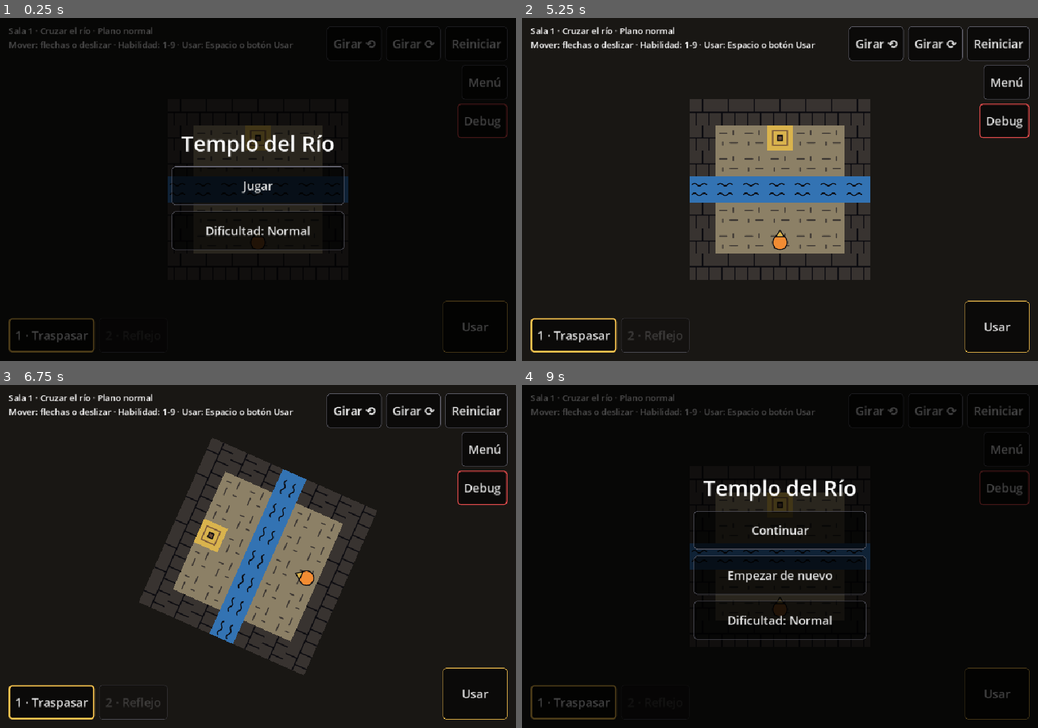
Above: before the commit, frames 1-4 (two rows, left to right).
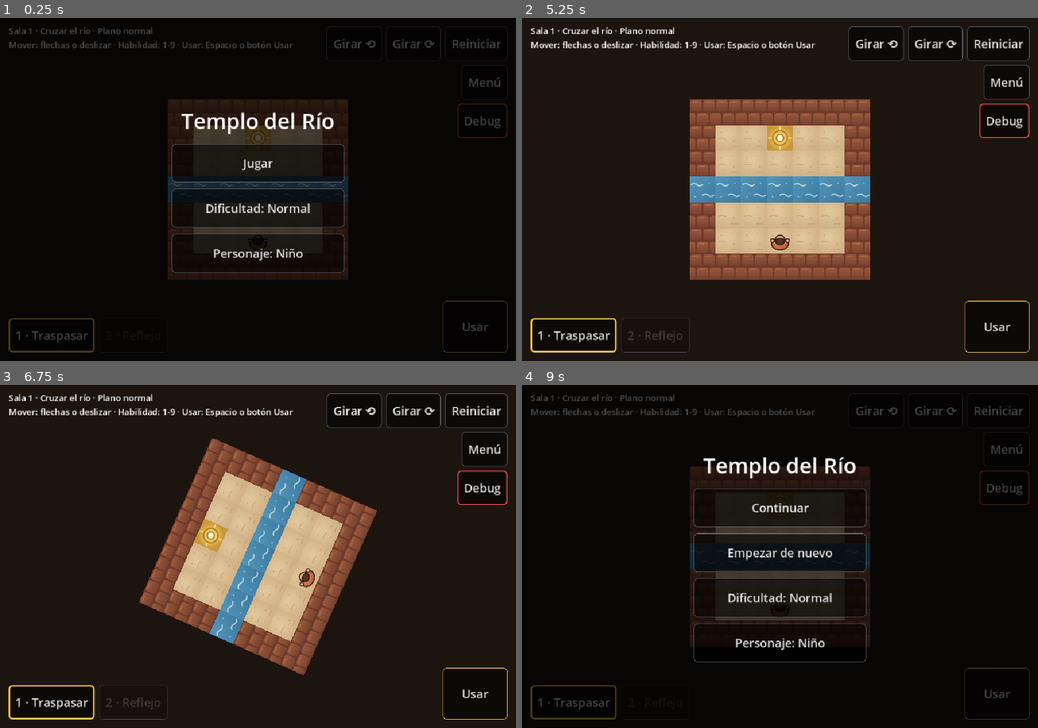
Above: after the commit, the same moments.

Repository: AngeloCS19/Juego
Game: Godot game, scene res://main.tscn
The game is run twice, just before and just after one commit, with the same random seed, the same clock (stepped at 60 frames per second) and the same inputs.
Inputs (mouse positions are in pixels of both pictures, inside the frame that each line leads up to):
- Up to frame 1 (0.25 s): no input
- Up to frame 2 (5.25 s): click (780, 254) at 0.5 s, where only the run after the commit has a clickable "Personaje: Niño"; click (780, 254) at 1.25 s, where only the run after the commit has a clickable "Personaje: Niña"; click (780, 254) at 2 s, where only the run after the commit has a clickable "Personaje: Espíritu"; click "Reiniciar" at 2.75 s; click "Reiniciar" at 3.5 s; click "Reiniciar" at 4.25 s; click "Jugar" at 5 s
- Up to frame 3 (6.75 s): click "1 · Traspasar" at 5.75 s; click "Girar ⟲" at 6.5 s
- Up to frame 4 (9 s): click "Girar ⟳" at 7.25 s; click "Menú" at 8 s; click "Menú inicial" at 8.75 s

The runs differ from the first frame. In frame 1, 5.9% of the frame differs, in the area x 32-68%, y 23-77%; in frame 2, 17%; in frame 3, 17%; in frame 4, 6.7%.

Commit message:
Sprites: paleta tierra cálida, sprites pulidos y tres personajes
Co-Authored-By: Claude Opus 5.5 (1M context) <noreply@anthropic.com>
Claude-Session: https://claude.ai/code/session_01FW9kqJQu3akPxuozoXXvar

Diff:
--- a/assets/sprites/agua.svg
+++ b/assets/sprites/agua.svg
@@ -1 +1 @@
-<svg xmlns="http://www.w3.org/2000/svg" width="64" height="64" viewBox="0 0 64 64"><rect width="64" height="64" fill="#3373b3"/><g fill="none" stroke="#0a0a0f" stroke-width="3" stroke-linecap="round"><path d="M6 20q6-6 12 0t12 0 12 0"/><path d="M6 44q6-6 12 0t12 0 12 0"/></g></svg>
+<svg xmlns="http://www.w3.org/2000/svg" width="64" height="64" viewBox="0 0 64 64"><defs><linearGradient id="g" x1="0" y1="0" x2="1" y2="1"><stop offset="0" stop-color="#5596bb"/><stop offset="1" stop-color="#3b7aa0"/></linearGradient></defs><rect width="64" height="64" fill="url(#g)"/><g fill="none" stroke="#e9f1e6" stroke-width="3" stroke-linecap="round" opacity=".75"><path d="M4 20q7-6 14 0t14 0"/><path d="M32 46q7-6 14 0t14 0"/></g><g fill="#e9f1e6" opacity=".45"><circle cx="48" cy="16" r="2"/><circle cx="14" cy="50" r="2"/></g></svg>
--- a/assets/sprites/anillo_reflejo.svg
+++ b/assets/sprites/anillo_reflejo.svg
@@ -1 +1 @@
-<svg xmlns="http://www.w3.org/2000/svg" width="64" height="64" viewBox="0 0 64 64"><circle cx="32" cy="32" r="26" fill="none" stroke="#0a0a0f" stroke-width="9"/><circle cx="32" cy="32" r="26" fill="none" stroke="#8cd9ff" stroke-width="4"/><path d="M32 2V62" stroke="#0a0a0f" stroke-width="7" stroke-dasharray="7 5"/><path d="M32 2V62" stroke="#8cd9ff" stroke-width="3" stroke-dasharray="7 5"/><path d="M26 32L12 24V40Z" fill="#8cd9ff" stroke="#0a0a0f" stroke-width="3" stroke-linejoin="round"/><path d="M38 32L52 24V40Z" fill="#8cd9ff" stroke="#0a0a0f" stroke-width="3" stroke-linejoin="round"/></svg>
+<svg xmlns="http://www.w3.org/2000/svg" width="64" height="64" viewBox="0 0 64 64"><circle cx="32" cy="32" r="26" fill="none" stroke="#2b1a14" stroke-width="9"/><circle cx="32" cy="32" r="26" fill="none" stroke="#8cd9ff" stroke-width="4"/><path d="M32 2V62" stroke="#2b1a14" stroke-width="7" stroke-dasharray="7 5"/><path d="M32 2V62" stroke="#8cd9ff" stroke-width="3" stroke-dasharray="7 5"/><path d="M26 32L12 24V40Z" fill="#8cd9ff" stroke="#2b1a14" stroke-width="3" stroke-linejoin="round"/><path d="M38 32L52 24V40Z" fill="#8cd9ff" stroke="#2b1a14" stroke-width="3" stroke-linejoin="round"/></svg>
--- a/assets/sprites/jugador.svg
+++ /dev/null
@@ -1 +0,0 @@
-<svg xmlns="http://www.w3.org/2000/svg" width="64" height="64" viewBox="0 0 64 64"><circle cx="32" cy="36" r="20" fill="#f28c33" stroke="#0a0a0f" stroke-width="3"/><path d="M32 3L44 20H20Z" fill="#d9b34d" stroke="#0a0a0f" stroke-width="3" stroke-linejoin="round"/></svg>
--- /dev/null
+++ b/assets/sprites/jugador_espiritu.svg
@@ -0,0 +1 @@
+<svg xmlns="http://www.w3.org/2000/svg" width="64" height="64" viewBox="0 0 64 64"><defs><radialGradient id="h" cx=".5" cy=".55" r=".6"><stop offset="0" stop-color="#fffaf0"/><stop offset="1" stop-color="#dccfb4"/></radialGradient></defs><circle cx="32" cy="36" r="27" fill="#fff3d6" opacity=".25"/><path d="M32 12q18 6 19 26q1 16-19 18q-20-2-19-18q1-20 19-26z" fill="url(#h)" stroke="#2b1a14" stroke-width="3" stroke-linejoin="round"/><ellipse cx="32" cy="24" rx="9" ry="6.5" fill="#3a2a40" stroke="#2b1a14" stroke-width="2"/><g fill="#ffe9a8"><circle cx="28.5" cy="23" r="2"/><circle cx="35.5" cy="23" r="2"/></g></svg>
--- /dev/null
+++ b/assets/sprites/jugador_nina.svg
@@ -0,0 +1 @@
+<svg xmlns="http://www.w3.org/2000/svg" width="64" height="64" viewBox="0 0 64 64"><defs><radialGradient id="t" cx=".4" cy=".35" r=".8"><stop offset="0" stop-color="#ecb85e"/><stop offset="1" stop-color="#c9862c"/></radialGradient></defs><ellipse cx="32" cy="40" rx="23" ry="17" fill="url(#t)" stroke="#2b1a14" stroke-width="3"/><g fill="#e8b48a" stroke="#2b1a14" stroke-width="2.5"><circle cx="11" cy="31" r="5"/><circle cx="53" cy="31" r="5"/></g><circle cx="32" cy="29" r="13" fill="#e8b48a" stroke="#2b1a14" stroke-width="3"/><path d="M32 40q-2 8 0 18" fill="none" stroke="#2b1a14" stroke-width="8" stroke-linecap="round"/><path d="M32 40q-2 8 0 18" fill="none" stroke="#3e2416" stroke-width="4.5" stroke-linecap="round"/><path d="M19 32a13 13 0 1 0 26 0q-2-8-13-8t-13 8z" fill="#3e2416" stroke="#2b1a14" stroke-width="3" stroke-linejoin="round"/><circle cx="32" cy="58" r="3" fill="#e08a55" stroke="#2b1a14" stroke-width="2"/></svg>
--- /dev/null
+++ b/assets/sprites/jugador_nino.svg
@@ -0,0 +1 @@
+<svg xmlns="http://www.w3.org/2000/svg" width="64" height="64" viewBox="0 0 64 64"><defs><radialGradient id="t" cx=".4" cy=".35" r=".8"><stop offset="0" stop-color="#e08a55"/><stop offset="1" stop-color="#b9552f"/></radialGradient></defs><ellipse cx="32" cy="40" rx="23" ry="17" fill="url(#t)" stroke="#2b1a14" stroke-width="3"/><g fill="#e8b48a" stroke="#2b1a14" stroke-width="2.5"><circle cx="11" cy="31" r="5"/><circle cx="53" cy="31" r="5"/></g><circle cx="32" cy="29" r="13" fill="#e8b48a" stroke="#2b1a14" stroke-width="3"/><path d="M20 31a12 12 0 1 0 24 0q-3-6-12-6t-12 6z" fill="#5a3420" stroke="#2b1a14" stroke-width="3" stroke-linejoin="round"/></svg>
--- a/assets/sprites/lava.svg
+++ b/assets/sprites/lava.svg
@@ -1 +1 @@
-<svg xmlns="http://www.w3.org/2000/svg" width="64" height="64" viewBox="0 0 64 64"><rect width="64" height="64" fill="#d9481f"/><g fill="#f2b233"><circle cx="18" cy="20" r="6"/><circle cx="46" cy="44" r="7"/><circle cx="44" cy="14" r="3"/><circle cx="16" cy="48" r="3"/></g><g fill="none" stroke="#0a0a0f" stroke-width="3"><circle cx="18" cy="20" r="6"/><circle cx="46" cy="44" r="7"/></g></svg>
+<svg xmlns="http://www.w3.org/2000/svg" width="64" height="64" viewBox="0 0 64 64"><defs><radialGradient id="g" cx=".5" cy=".5" r=".75"><stop offset="0" stop-color="#f07a32"/><stop offset="1" stop-color="#cf4a24"/></radialGradient><radialGradient id="b"><stop offset="0" stop-color="#fff0a0"/><stop offset="1" stop-color="#f2a03a"/></radialGradient></defs><rect width="64" height="64" fill="url(#g)"/><g fill="url(#b)" stroke="#2b1a14" stroke-width="2.5"><circle cx="18" cy="20" r="6"/><circle cx="46" cy="44" r="7"/></g><g fill="#ffd36a"><circle cx="44" cy="14" r="3"/><circle cx="16" cy="48" r="3"/></g></svg>
--- a/assets/sprites/muro.svg
+++ b/assets/sprites/muro.svg
@@ -1 +1 @@
-<svg xmlns="http://www.w3.org/2000/svg" width="64" height="64" viewBox="0 0 64 64"><rect width="64" height="64" fill="#383330"/><g fill="none" stroke="#0a0a0f" stroke-width="3"><path d="M0 32h64M32 0v32M16 32v32M48 32v32"/></g></svg>
+<svg xmlns="http://www.w3.org/2000/svg" width="64" height="64" viewBox="0 0 64 64"><defs><linearGradient id="g" x1="0" y1="0" x2="0" y2="1"><stop offset="0" stop-color="#9a5a3d"/><stop offset="1" stop-color="#7a4330"/></linearGradient></defs><rect width="64" height="64" fill="#6e3a2a"/><g fill="url(#g)"><rect x="2" y="2" width="28" height="27" rx="5"/><rect x="34" y="2" width="28" height="27" rx="5"/><rect x="-14" y="34" width="28" height="28" rx="5"/><rect x="18" y="34" width="28" height="28" rx="5"/><rect x="50" y="34" width="28" height="28" rx="5"/></g><g fill="#b06f4c" opacity=".7"><rect x="6" y="5" width="16" height="3" rx="1.5"/><rect x="38" y="5" width="16" height="3" rx="1.5"/><rect x="22" y="37" width="16" height="3" rx="1.5"/></g></svg>
--- a/assets/sprites/narciso.svg
+++ b/assets/sprites/narciso.svg
@@ -1 +1 @@
-<svg xmlns="http://www.w3.org/2000/svg" width="64" height="64" viewBox="0 0 64 64"><g stroke="#0a0a0f" stroke-width="3" stroke-linejoin="roun …(216 unchanged characters)…
+<svg xmlns="http://www.w3.org/2000/svg" width="64" height="64" viewBox="0 0 64 64"><g stroke="#2b1a14" stroke-width="3" stroke-linejoin="roun …(216 unchanged characters)…
--- a/assets/sprites/pasto.svg
+++ b/assets/sprites/pasto.svg
@@ -1 +1 @@
-<svg xmlns="http://www.w3.org/2000/svg" width="64" height="64" viewBox="0 0 64 64"><rect width="64" height="64" fill="#5f8a45"/><g fill="none" stroke="#3f6a30" stroke-width="3" stroke-linecap="round"><path d="M12 22l3-8M15 22l4-6M44 48l3-8M47 48l4-6M36 18l2-6M20 50l2-7"/></g></svg>
+<svg xmlns="http://www.w3.org/2000/svg" width="64" height="64" viewBox="0 0 64 64"><defs><radialGradient id="g" cx=".45" cy=".4" r=".8"><stop offset="0" stop-color="#9db66a"/><stop offset="1" stop-color="#86a055"/></radialGradient></defs><rect width="64" height="64" fill="url(#g)"/><g fill="none" stroke="#6d8843" stroke-width="2.5" stroke-linecap="round"><path d="M12 22l2-7M15 22l4-5M44 48l2-7M47 48l4-5M36 18l2-5M20 50l2-6"/></g><g fill="#f3e3b0"><circle cx="52" cy="14" r="2"/><circle cx="10" cy="44" r="1.6"/></g></svg>
--- a/assets/sprites/piedra.svg
+++ b/assets/sprites/piedra.svg
@@ -1 +1 @@
-<svg xmlns="http://www.w3.org/2000/svg" width="64" height="64" viewBox="0 0 64 64"><circle cx="32" cy="32" r="24" fill="#73b366" stroke="#0a0a0f" stroke-width="3"/><path d="M20 26q4-8 12-9" fill="none" stroke="#336633" stroke-width="3" stroke-linecap="round"/></svg>
+<svg xmlns="http://www.w3.org/2000/svg" width="64" height="64" viewBox="0 0 64 64"><defs><radialGradient id="g" cx=".38" cy=".35" r=".7"><stop offset="0" stop-color="#cdd98f"/><stop offset=".6" stop-color="#8ea150"/><stop offset="1" stop-color="#6c7d38"/></radialGradient></defs><circle cx="32" cy="34" r="24" fill="#2b1a14" opacity=".25"/><circle cx="32" cy="32" r="23" fill="url(#g)" stroke="#2b1a14" stroke-width="3"/><path d="M19 26q4-9 13-10" fill="none" stroke="#eef3c8" stroke-width="3" stroke-linecap="round" opacity=".8"/><path d="M38 44q6-2 8-8" fill="none" stroke="#5f6e30" stroke-width="2.5" stroke-linecap="round"/></svg>
--- a/assets/sprites/piedra_fija.svg
+++ b/assets/sprites/piedra_fija.svg
@@ -1 +1 @@
-<svg xmlns="http://www.w3.org/2000/svg" width="64" height="64" viewBox="0 0 64 64"><rect x="8" y="8" width="48" height="48" fill="#336633" stroke="#0a0a0f" stroke-width="3"/><g fill="none" stroke="#0a0a0f" stroke-width="3" stroke-linecap="round"><path d="M8 8l12 12M56 8L44 20M8 56l12-12M56 56L44 44"/><path d="M32 22v20M22 32h20"/></g></svg>
+<svg xmlns="http://www.w3.org/2000/svg" width="64" height="64" viewBox="0 0 64 64"><defs><linearGradient id="g" x1="0" y1="0" x2="1" y2="1"><stop offset="0" stop-color="#7a8a44"/><stop offset="1" stop-color="#4f5c28"/></linearGradient></defs><rect x="8" y="8" width="48" height="48" rx="7" fill="url(#g)" stroke="#2b1a14" stroke-width="3"/><g fill="none" stroke="#3d2a1c" stroke-width="3" stroke-linecap="round"><path d="M8 14q6 2 10 8M56 14q-6 2-10 8M8 50q6-2 10-8M56 50q-6-2-10-8"/></g><path d="M32 22v20M22 32h20" stroke="#3d2a1c" stroke-width="3" stroke-linecap="round"/><path d="M14 14h14" stroke="#a3b26a" stroke-width="2.5" stroke-linecap="round" opacity=".8"/></svg>
--- a/assets/sprites/piso.svg
+++ b/assets/sprites/piso.svg
@@ -1 +1 @@
-<svg xmlns="http://www.w3.org/2000/svg" width="64" height="64" viewBox="0 0 64 64"><rect width="64" height="64" fill="#8c8066"/><g fill="none" stroke="#383330" stroke-width="3" stroke-linecap="round"><path d="M10 20h18M36 44h18"/><path d="M44 14v10M18 50v-8"/></g></svg>
+<svg xmlns="http://www.w3.org/2000/svg" width="64" height="64" viewBox="0 0 64 64"><defs><radialGradient id="g" cx=".4" cy=".35" r=".8"><stop offset="0" stop-color="#e3c9a0"/><stop offset="1" stop-color="#cfae82"/></radialGradient></defs><rect width="64" height="64" fill="url(#g)"/><g fill="#b8966a" opacity=".55"><circle cx="14" cy="18" r="2"/><circle cx="46" cy="40" r="2.5"/><circle cx="40" cy="12" r="1.5"/><circle cx="20" cy="50" r="1.5"/></g><path d="M8 34q10-3 18 1M38 54q8-3 16 0" fill="none" stroke="#b8966a" stroke-width="2" stroke-linecap="round" opacity=".7"/></svg>
--- a/assets/sprites/prenda_cinto.svg
+++ b/assets/sprites/prenda_cinto.svg
@@ -1 +1 @@
-<svg xmlns="http://www.w3.org/2000/svg" width="64" height="64" viewBox="0 0 64 64"><g stroke="#0a0a0f" stroke-width="3" stroke-linejoin="roun …(202 unchanged characters)…
+<svg xmlns="http://www.w3.org/2000/svg" width="64" height="64" viewBox="0 0 64 64"><g stroke="#2b1a14" stroke-width="3" stroke-linejoin="roun …(202 unchanged characters)…
--- a/assets/sprites/prenda_corona.svg
+++ b/assets/sprites/prenda_corona.svg
@@ -1 +1 @@
-<svg xmlns="http://www.w3.org/2000/svg" width="64" height="6 …(73 unchanged characters)… "#4f8a3a" stroke-width="5"/><g stroke="#0a0a0f" stroke-width="2.5"><g fill="#f7f4ea">< …(283 unchanged characters)…
+<svg xmlns="http://www.w3.org/2000/svg" width="64" height="6 …(73 unchanged characters)… "#4f8a3a" stroke-width="5"/><g stroke="#2b1a14" stroke-width="2.5"><g fill="#f7f4ea">< …(283 unchanged characters)…
--- a/assets/sprites/prenda_sandalias.svg
+++ b/assets/sprites/prenda_sandalias.svg
@@ -1 +1 @@
-<svg xmlns="http://www.w3.org/2000/svg" width="64" height="64" viewBox="0 0 64 64"><g stroke="#0a0a0f" stroke-width="3" stroke-linejoin="roun …(246 unchanged characters)…
+<svg xmlns="http://www.w3.org/2000/svg" width="64" height="64" viewBox="0 0 64 64"><g stroke="#2b1a14" stroke-width="3" stroke-linejoin="roun …(246 unchanged characters)…
--- a/assets/sprites/prenda_tunica.svg
+++ b/assets/sprites/prenda_tunica.svg
@@ -1 +1 @@
-<svg xmlns="http://www.w3.org/2000/svg" width="64" height="64" viewBox="0 0 64 64"><path d="M22 8h20l14 12-8 8-4-4v32H20V24l-4 4-8-8z" fill="#f2efe4" stroke="#0a0a0f" stroke-width="3" stroke-linejoin="round"/><path d="M20 50h24" stroke="#e8c45a" stroke-width="5"/></svg>
+<svg xmlns="http://www.w3.org/2000/svg" width="64" height="64" viewBox="0 0 64 64"><path d="M22 8h20l14 12-8 8-4-4v32H20V24l-4 4-8-8z" fill="#f2efe4" stroke="#2b1a14" stroke-width="3" stroke-linejoin="round"/><path d="M20 50h24" stroke="#e8c45a" stroke-width="5"/></svg>
--- a/assets/sprites/puente.svg
+++ b/assets/sprites/puente.svg
@@ -1 +1 @@
-<svg xmlns="http://www.w3.org/2000/svg" width="64" height="64" viewBox="0 0 64 64"><rect width="64" height="64" fill="#73523a"/><g stroke="#0a0a0f" stroke-width="3"><path d="M0 16h64M0 32h64M0 48h64"/></g><g fill="#0a0a0f"><circle cx="8" cy="8" r="2"/><circle c …(93 unchanged characters)…
+<svg xmlns="http://www.w3.org/2000/svg" width="64" height="64" viewBox="0 0 64 64"><rect width="64" height="64" fill="#5c3a24"/><g fill="#9a6a44"><rect x="0" y="2" width="64" height="12" rx="3"/><rect x="0" y="18" width="64" height="12" rx="3"/><rect x="0" y="34" width="64" height="12" rx="3"/><rect x="0" y="50" width="64" height="12" rx="3"/></g><g fill="#b98457" opacity=".7"><rect x="6" y="4" width="22" height="2.5" rx="1"/><rect x="34" y="36" width="22" height="2.5" rx="1"/></g><g fill="#2b1a14"><circle cx="8" cy="8" r="2"/><circle c …(93 unchanged characters)…
--- a/assets/sprites/salida.svg
+++ b/assets/sprites/salida.svg
@@ -1 +1 @@
-<svg xmlns="http://www.w3.org/2000/svg" width="64" height="64" viewBox="0 0 64 64"><rect width="64" height="64" fill="#d9b34d"/><rect x="14" y="14" width="36" height="36" fill="none" stroke="#73523a" stroke-width="3"/><rect x="26" y="26" width="12" height="12" fill="#73523a" stroke="#0a0a0f" stroke-width="3"/></svg>
+<svg xmlns="http://www.w3.org/2000/svg" width="64" height="64" viewBox="0 0 64 64"><defs><radialGradient id="g"><stop offset="0" stop-color="#fff6cf"/><stop offset=".55" stop-color="#e7b94e"/><stop offset="1" stop-color="#c8963a"/></radialGradient></defs><rect width="64" height="64" fill="url(#g)"/><circle cx="32" cy="32" r="18" fill="none" stroke="#a77a1e" stroke-width="3"/><circle cx="32" cy="32" r="9" fill="#fff6cf" stroke="#a77a1e" stroke-width="3"/><g stroke="#fff6cf" stroke-width="3" stroke-linecap="round" opacity=".8"><path d="M32 4v6M32 54v6M4 32h6M54 32h6"/></g></svg>
--- a/assets/sprites/vacio.svg
+++ b/assets/sprites/vacio.svg
@@ -1 +1 @@
-<svg xmlns="http://www.w3.org/2000/svg" width="64" height="64" viewBox="0 0 64 64"><rect width="64" height="64" fill="#0a0a0f"/><path d="M12 14h14M38 46h14" stroke="#383330" stroke-width="3" stroke-linecap="round"/></svg>
+<svg xmlns="http://www.w3.org/2000/svg" width="64" height="64" viewBox="0 0 64 64"><defs><radialGradient id="g" cx=".5" cy=".5" r=".75"><stop offset="0" stop-color="#0d0912"/><stop offset="1" stop-color="#1b1424"/></radialGradient></defs><rect width="64" height="64" fill="url(#g)"/><g fill="#5a4670"><circle cx="14" cy="16" r="1.3"/><circle cx="46" cy="44" r="1.6"/><circle cx="50" cy="12" r="1"/><circle cx="20" cy="52" r="1"/></g></svg>
--- a/scripts/main.gd
+++ b/scripts/main.gd
@@ -27,7 +27,8 @@
 	"res://salas/rio_huida_3.json",
 	"res://salas/rio_altar.json",
 ]
-const FONDO_NORMAL := Color(0.1, 0.09, 0.08)
+const FONDO_NORMAL := Color(0.11, 0.08, 0.06)
+const PERSONAJES := ["Niño", "Niña", "Espíritu"]  # mismo orden que Sala.TEX_PERSONAJES
 const FONDO_ESPIRITUAL := Color(0.03, 0.06, 0.12)
 const UMBRAL_DESLIZAR := 30.0  # píxeles: un toque que se mueve menos que esto no es deslizar
 const TIEMPO_EMPUJE := 0.3  # segundos que hay que sostener la dirección para empujar una piedra
@@ -339,6 +340,7 @@
 	else:
 		opciones.append(["Jugar", func(): _empezada = true; _seguir()])
 	opciones.append([_texto_dificultad(), _cambiar_dificultad.bind(_menu_inicio)])
+	opciones.append(["Personaje: " + PERSONAJES[Sala.personaje], _cambiar_personaje])
 	_abrir("Templo del Río", "", opciones)
 
 
@@ -365,6 +367,13 @@
 	set_process_unhandled_input(true)  # por si ya se había terminado el templo
 	_cargar_sala()
 	_seguir()
+
+
+## Pasa al siguiente personaje (niño, niña, espíritu) y redibuja la sala y el menú.
+func _cambiar_personaje() -> void:
+	Sala.personaje = (Sala.personaje + 1) % PERSONAJES.size()
+	sala.queue_redraw()
+	_menu_inicio()
 
 
 func _texto_dificultad() -> String:
--- a/scripts/sala.gd
+++ b/scripts/sala.gd
@@ -27,7 +27,12 @@
 }
 const TEX_PIEDRA := preload("res://assets/sprites/piedra.svg")
 const TEX_PIEDRA_FIJA := preload("res://assets/sprites/piedra_fija.svg")
-const TEX_JUGADOR := preload("res://assets/sprites/jugador.svg")
+## Los tres personajes que se eligen en el menú inicial: niño, niña y espíritu.
+const TEX_PERSONAJES := [
+	preload("res://assets/sprites/jugador_nino.svg"),
+	preload("res://assets/sprites/jugador_nina.svg"),
+	preload("res://assets/sprites/jugador_espiritu.svg"),
+]
 const TEX_PASTO := preload("res://assets/sprites/pasto.svg")  # el piso de las salas con "exterior": true
 const TEX_PRENDA := {
 	"sandalias": preload("res://assets/sprites/prenda_sandalias.svg"),
@@ -51,6 +56,7 @@
 var mirando := Vector2i.UP  # hacia dónde mira el jugador (la casilla que apuntan las habilidades)
 var espiritual := false
 var prenda_tomada := true  # false mientras la sala tenga una prenda de Narciso sin recoger (es opcional)
+static var personaje := 0  # índice en TEX_PERSONAJES; static: lo comparten todas las salas
 var tiempo_real := false  # dificultad difícil en el jefe: los turnos pasan solos
 var _reloj: Timer
 static var _siluetas := {}  # sprite -> su silueta blanca, se calcula una vez
@@ -322,7 +328,9 @@
 	# El sprite del jugador apunta hacia arriba: se gira hacia donde mira.
 	draw_set_transform(_centro(jugador), Vector2(mirando).angle() + PI / 2)
 	var lado_j := TAM * 0.9
-	var tex_jugador := _silueta(TEX_JUGADOR) if espiritual else TEX_JUGADOR
+	var tex_jugador: Texture2D = TEX_PERSONAJES[personaje]
+	if espiritual:
+		tex_jugador = _silueta(tex_jugador)
 	draw_texture_rect(tex_jugador, Rect2(-Vector2.ONE * lado_j * 0.5, Vector2.ONE * lado_j), false)
 	draw_set_transform(Vector2.ZERO)
 
Not shown, changed: CLAUDE.md
Not shown, changed: README.md
Not shown, added: docs/arte.md
Not shown, changed: docs/sprites.md
